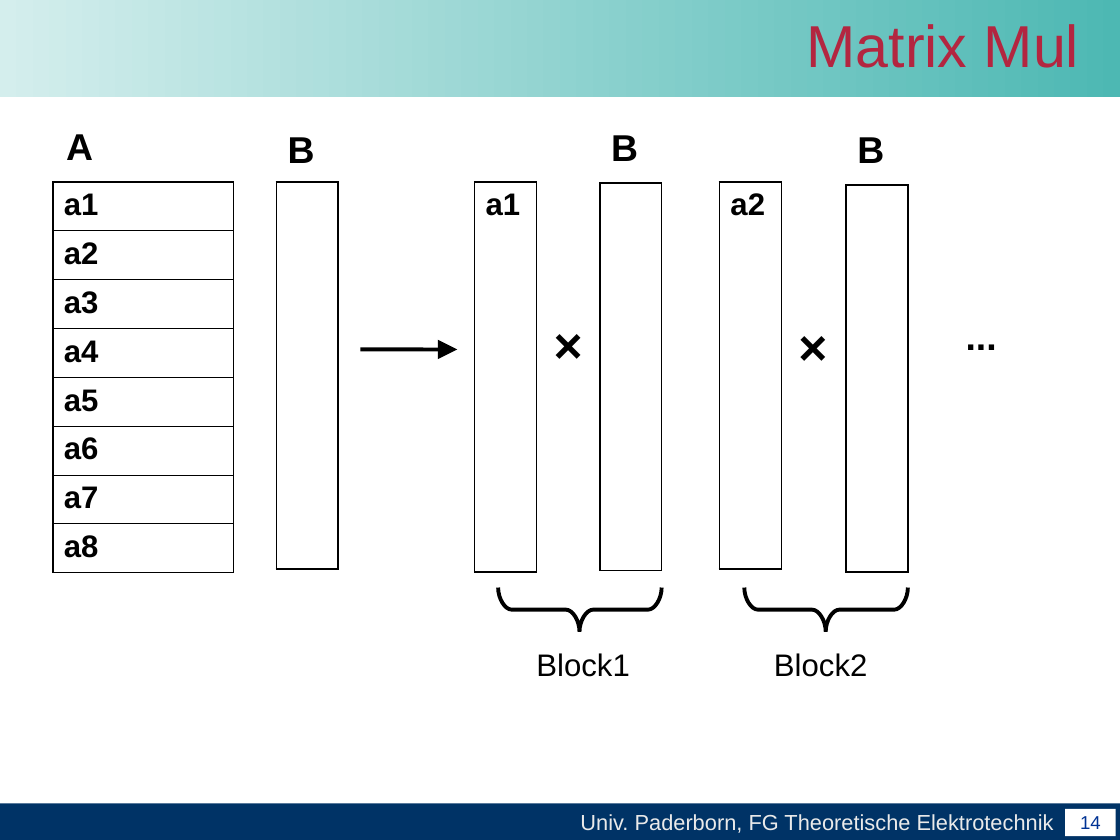
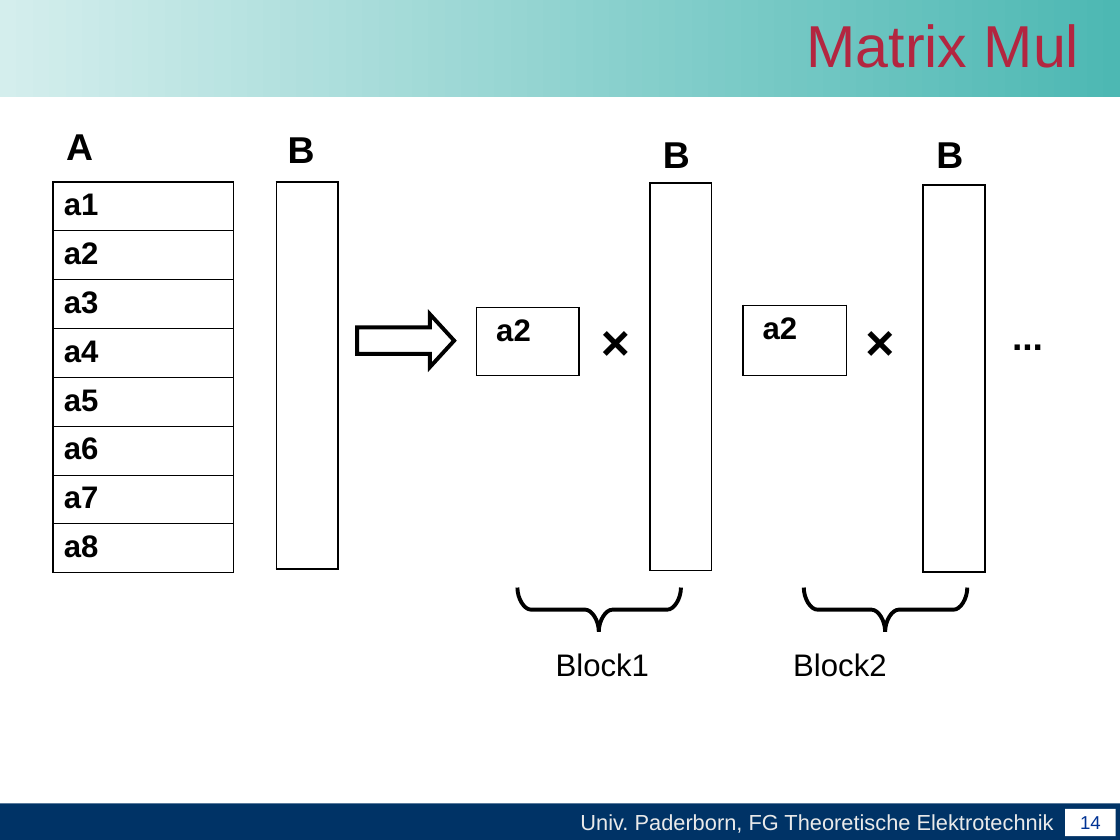
Before and after one commit to unconditional/projektarbeitcuda, a slide deck: slide 14 of Vortrag/Zwischenvortrag der Projektarbeit CUDA.ppt. Drawn at 1120x840 pixels with LibreOffice and Linux fonts; fonts in the diff are those of the drawing; background and template pictures are left out. Boxes give left, top, right and bottom in pixels: in the first picture for what was removed or moved away, otherwise in the second. Text is boxed around its words. In the diff, an @@ line names an element or a change of style, - is before the commit and + after.

```diff
--- a/Vortrag/Zwischenvortrag der Projektarbeit CUDA.ppt
+++ b/Vortrag/Zwischenvortrag der Projektarbeit CUDA.ppt
@@ text "B": place and size @@
-text "B" at (611,135,638,161)
+text "B" at (663,142,690,168)
@@ text "B": place and size @@
-text "B" at (857,137,884,163)
+text "B" at (936,142,963,168)
@@ table removed at (475,181,536,572), 1 rows, 1 columns @@
-a1
@@ table: place and size @@
-table at (600,184,662,571)
+table at (650,184,711,571)
@@ table: place and size @@
-table at (846,185,907,572)
+table at (923,185,984,572)
@@ right arrow added at (357,315,455,367), outline #000000 2.49 pt @@
@@ table added at (477,308,580,376), 1 rows, 1 columns @@
+a2
@@ text "×": place and size @@
-text "×" at (542,308,594,380)
+text "×" at (590,306,642,377)
@@ table: place and size @@
-table at (719,181,781,569)
+table at (743,306,847,376)
@@ text at (855,306,906,377): text changed; size 24 to 32 pt @@
-...
+×
@@ text at (1001,308,1055,364): text changed; size 32 to 24 pt @@
-×
+...
@@ arrow removed from (361, 349) to (457, 349) @@
@@ 2 texts, 1 freeform shape: place and size @@
-2 texts, 1 freeform shape at (498,587,867,677)
+2 texts, 1 freeform shape at (517,587,886,677)
@@ freeform shape: place and size @@
-freeform shape at (744,587,908,631)
+freeform shape at (804,587,967,631)
```
Also in this commit, not shown: 1 other slide changed, 1 slide added, 1 slide removed.
